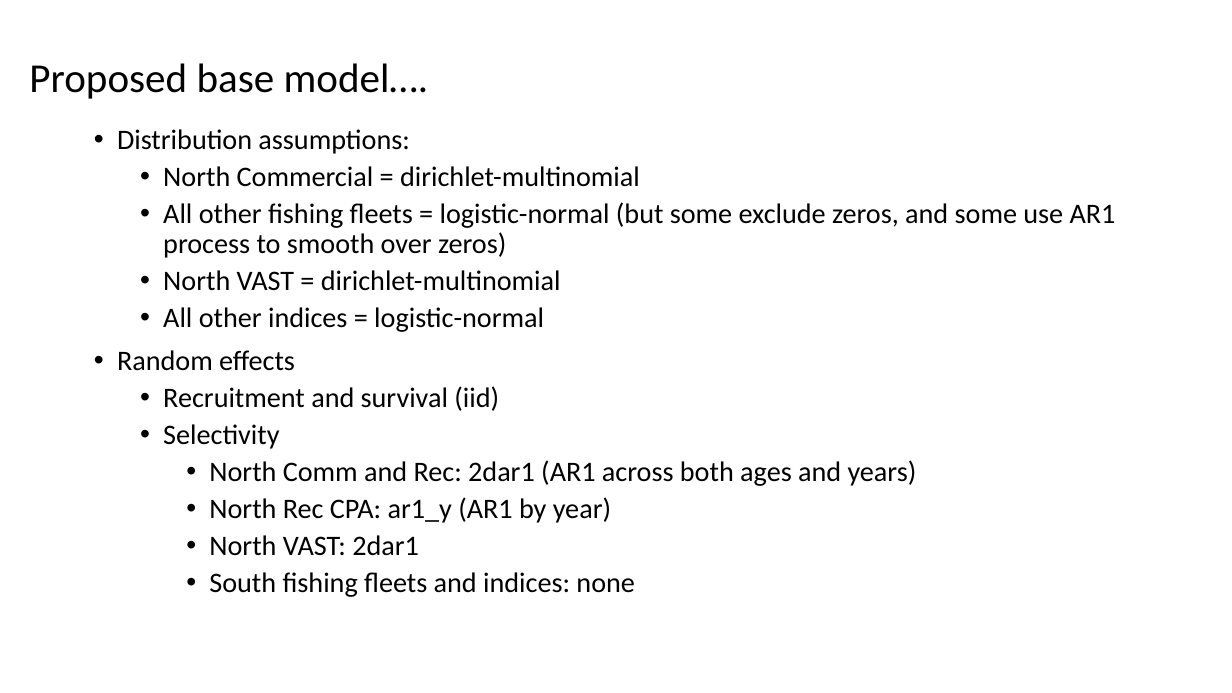
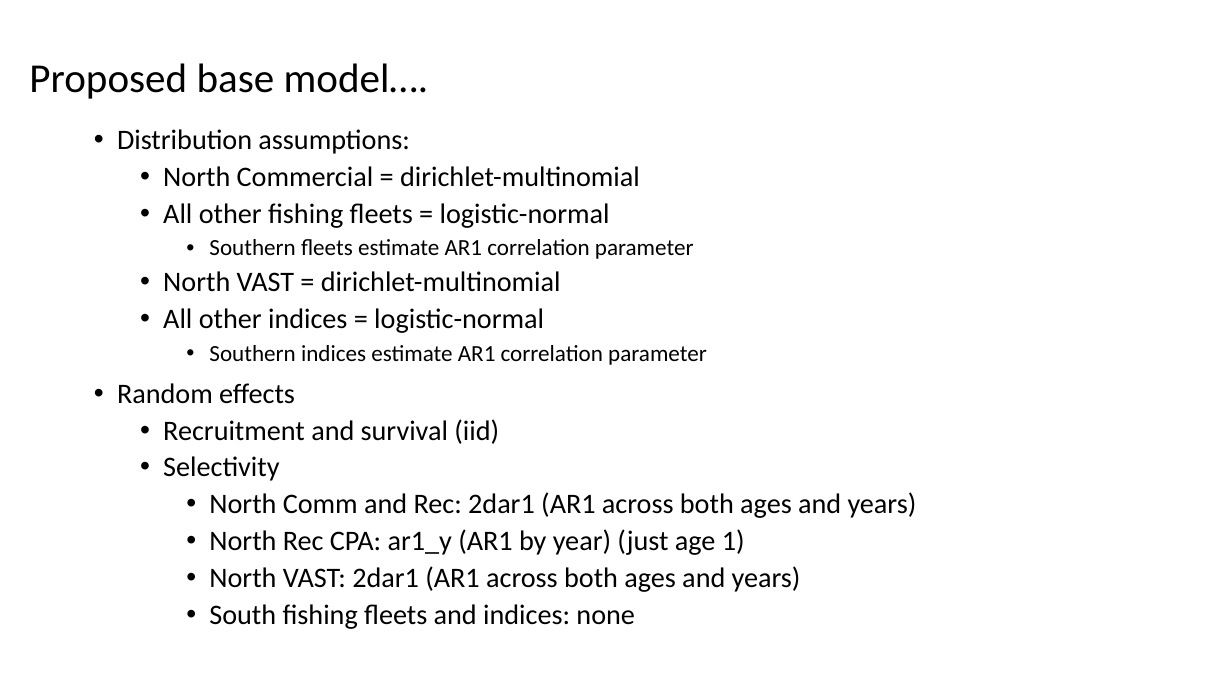
Before and after one commit to kcurti/BSB.2023.RT.Modeling, a slide deck: slide 5 of Presentations/WHAM_28Sept2023.pptx (slide 3 before the commit). Drawn at 1232x693 pixels with LibreOffice and Linux fonts; fonts in the diff are those of the drawing. Boxes give left, top, right and bottom in pixels: in the first picture for what was removed or moved away, otherwise in the second. Text is boxed around its words. In the diff, an @@ line names an element or a change of style, - is before the commit and + after.

Commit message:
edits to slides

```diff
--- a/Presentations/WHAM_28Sept2023.pptx
+++ b/Presentations/WHAM_28Sept2023.pptx
@@ text at (163,203,694,259): text changed; size 22 to 18 pt @@
-  • All other fishing fleets = logistic-normal (but some exclude zeros, and some use AR1 process to smooth over zeros)
+  • All other fishing fleets = logistic-normal
+    • Southern fleets estimate AR1 correlation parameter
@@ text at (209,345,707,365): paragraph added @@
+    • Southern indices estimate AR1 correlation parameter
@@ text at (209,529,801,592): text changed @@
-    • North Rec CPA: ar1_y (AR1 by year)
-    • North VAST: 2dar1
+    • North Rec CPA: ar1_y (AR1 by year) (just age 1)
+    • North VAST: 2dar1 (AR1 across both ages and years)
```
Also in this commit, not shown: 3 other slides changed, 2 slides added.
